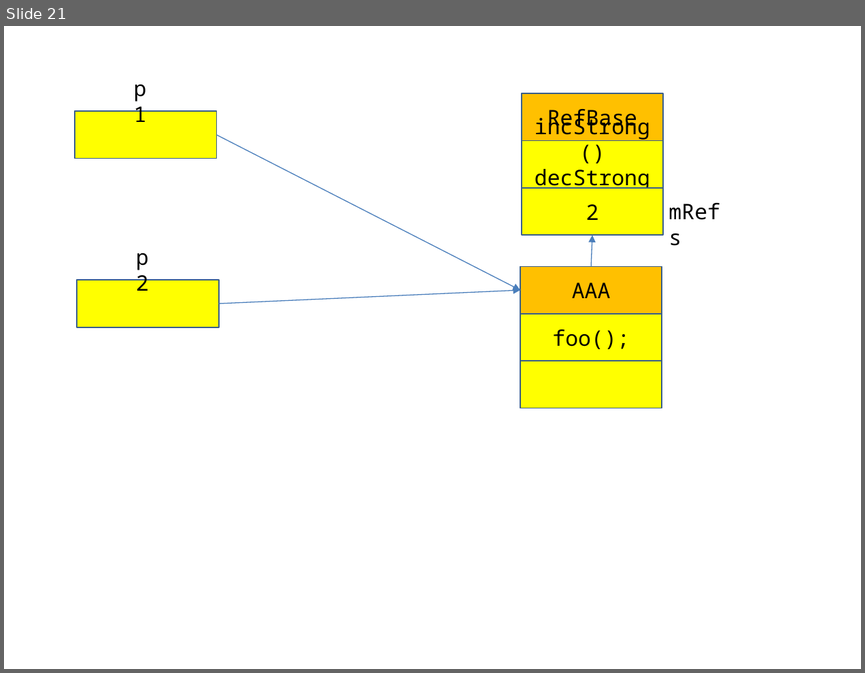
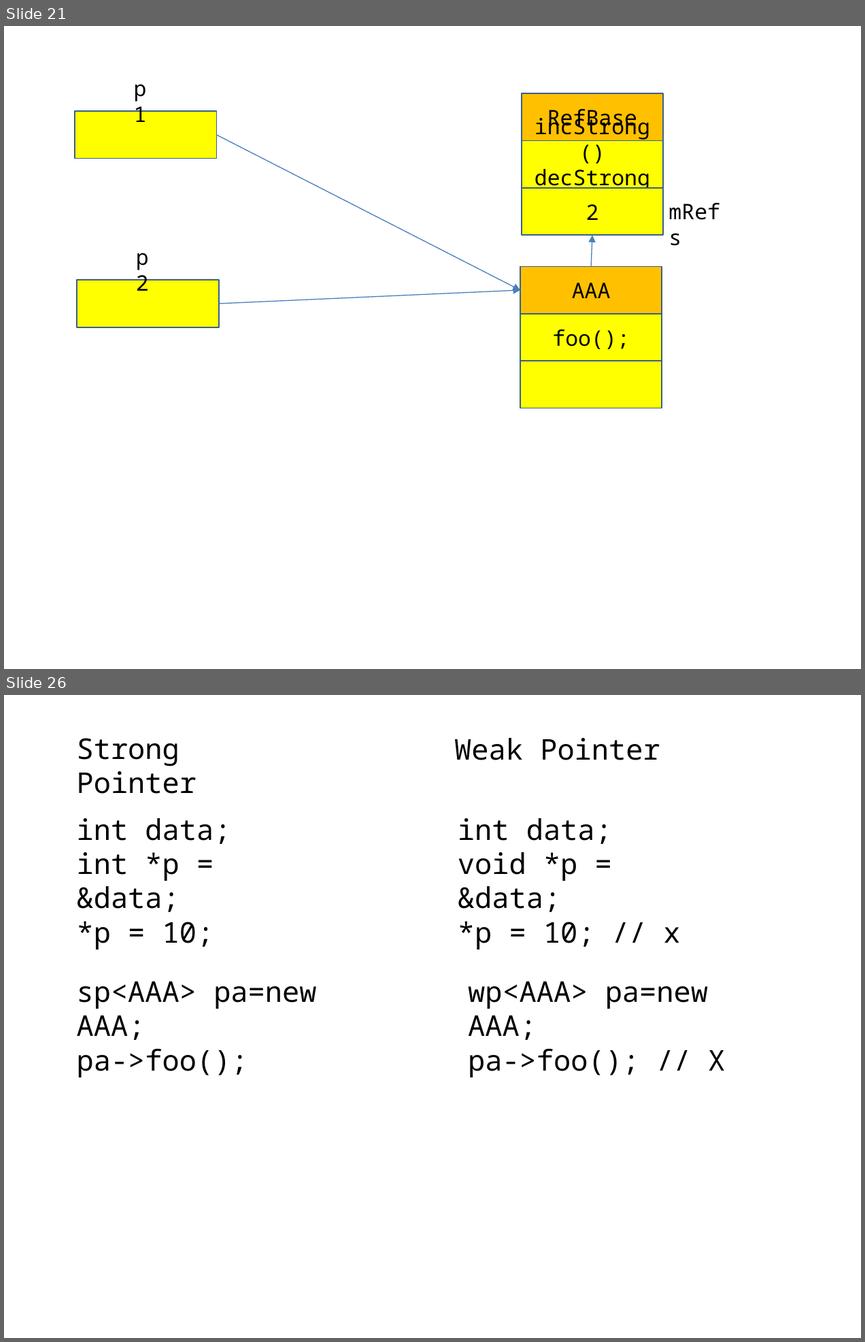
Before and after one commit to ioacademy-jikim/android_framwork, a slide deck: 03_day.pptx. Shown one above the other, each under a label of ours: slide 21 before the commit, slides 21 and 26 after it; the slides between them are not shown. The pictures are 865x673 and 865x1342 pixels, drawn with LibreOffice and Linux fonts; fonts in the diff are those of the drawing. Boxes give left, top, right and bottom in pixels: in the first picture for what was removed or moved away, otherwise in the second. Text is boxed around its words. In the diff, an @@ line names an element or a change of style, - is before the commit and + after.

```diff
--- a/03_day.pptx
+++ b/03_day.pptx
@@ slide 26 added at [4, 695, 861, 1338], background #FFFFFF @@
@@ text added at [77, 738, 196, 794], 24 pt, text #000000 @@
+Strong Pointer
@@ text added at [454, 738, 660, 760], 24 pt, text #000000 @@
+Weak Pointer
@@ text added at [77, 818, 230, 949], 24 pt, text #000000 @@
+int data;
+int *p = &data;
+*p = 10;
@@ text added at [458, 818, 680, 949], 24 pt, text #000000 @@
+int data;
+void *p = &data;
+*p = 10; // x
@@ text added at [77, 981, 316, 1077], 24 pt, text #000000 @@
+sp<AAA> pa=new AAA;
+pa->foo();
@@ text added at [468, 981, 725, 1077], 24 pt, text #000000 @@
+wp<AAA> pa=new AAA;
+pa->foo(); // X
```
Also in this commit, not shown: 12 other slides added, 2 other files.
